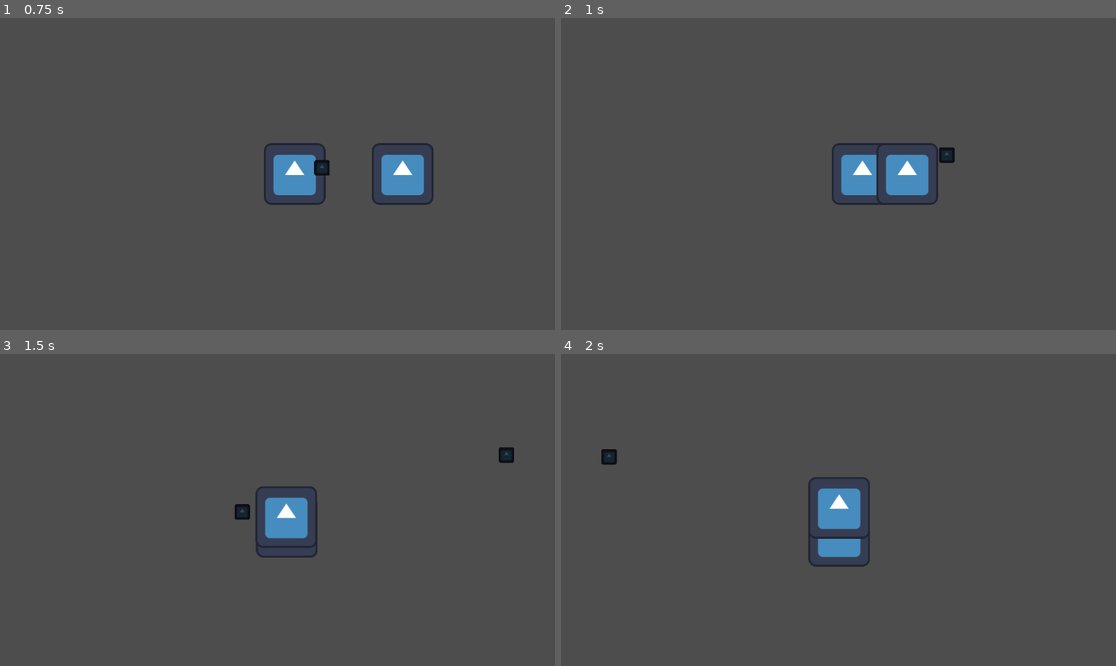
Above: before the commit, frames 1-4 (two rows, left to right).
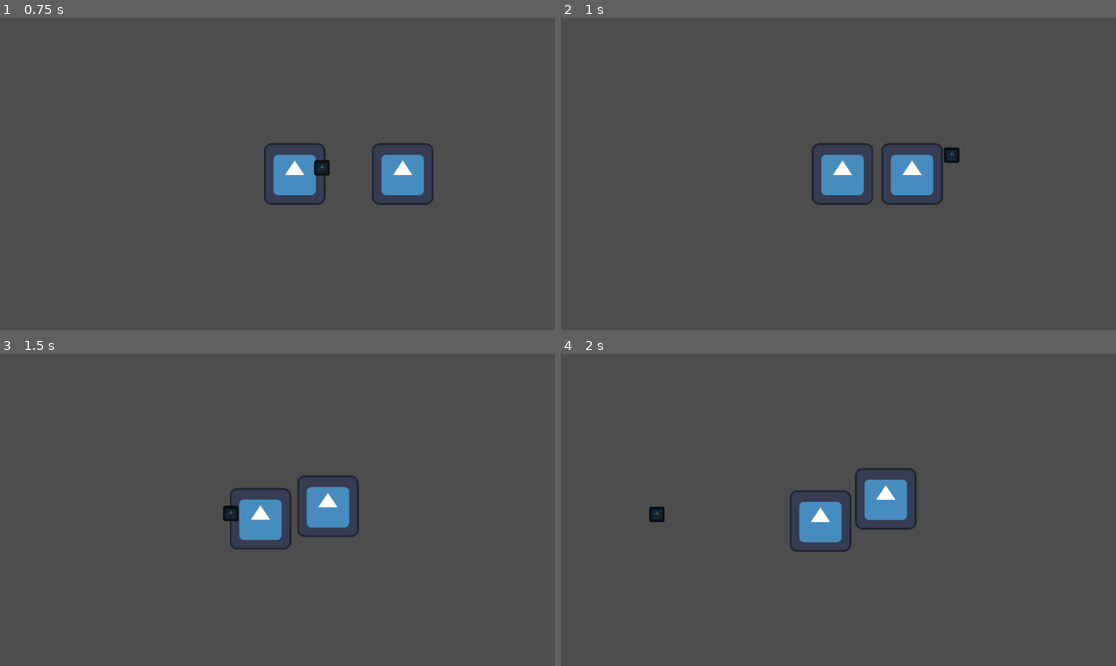
Above: after the commit, the same moments.

Repository: WinterAtne/Game-Jam
Game: Godot game, scene res://scenes/level.tscn
Same seed, same stepped clock (60 frames per second), same inputs: the game is played once before the commit and once after it. The engine's default icon, where the game draws it, is replaced by a stand-in: a white triangle on a blue panel in a dark square.
Inputs (mouse positions are in pixels of both pictures, inside the frame that each line leads up to):
- Up to frame 1 (0.75 s): move the mouse to (399, 158) at 0.52 s; hold D (right) from 0.53 s (still down); click (399, 158) at 0.6 s
- Up to frame 2 (1 s): keep holding D (right)
- Up to frame 3 (1.5 s): move the mouse to (166, 525) at 1.27 s; release D (right) at 1.28 s; hold Down (down) from 1.28 s (still down); click (166, 525) at 1.35 s
- Up to frame 4 (2 s): keep holding Down (down)

Frame 1 is identical in both runs. In frame 2, 1.8% of the frame differs, in the area x 45-72%, y 40-60%; in frame 3, 3.2%; in frame 4, 3.6%, in the area x 7-65%, y 30-69%.

Commit message:
Minor changes to layers

Diff:
--- a/scenes/damageable.gd
+++ b/scenes/damageable.gd
@@ -1,14 +1,15 @@
 class_name Damageable
 extends Area2D
 
-signal took_damage(amount : int, new_health : int, direction : Vector2)
+signal took_damage(attacker : Damager, new_health : int, direction : Vector2)
 signal died()
 
 @export var max_health : int = 5
-@onready var current_health : int = max_health
+var current_health : int
 
 func _init() -> void:
 	area_entered.connect(_on_area_entered)
+	current_health = max_health
 
 func _on_area_entered(attacker: Area2D) -> void:
 	if attacker is Damager:
@@ -16,4 +17,4 @@
 		if current_health <= 0:
 			died.emit()
 		else:
-			took_damage.emit(attacker.damage, current_health, global_position.direction_to(attacker.global_position))
+			took_damage.emit(attacker, current_health, global_position.direction_to(attacker.global_position))
--- a/scenes/damager.gd
+++ b/scenes/damager.gd
@@ -2,3 +2,4 @@
 extends Area2D
 
 var damage : int = 1
+var knockback : float = 500
--- a/scenes/player.gd
+++ b/scenes/player.gd
@@ -4,8 +4,11 @@
 signal gun_fied(direction : Vector2)
 
 const SPEED = 300.0
+const knockback_resistance = 20
 
 static var instance : Player = null
+
+var knockback : Vector2 = Vector2.ZERO
 
 func _ready() -> void:
 	if instance == null:
@@ -14,10 +17,15 @@
 		self.queue_free()
 
 func _physics_process(delta: float) -> void:
+
 	# Movement Logic
 	var direction_x := Input.get_axis("left", "right")
 	var direction_y := Input.get_axis("up", "down") # Godot axises are upside down
 	var target_velocity := Vector2(direction_x, direction_y) * SPEED
+
+	if knockback != Vector2.ZERO:
+		target_velocity = knockback
+		knockback = knockback.move_toward(Vector2.ZERO, knockback_resistance * delta * Engine.physics_ticks_per_second)
 
 	velocity = velocity.move_toward(target_velocity, SPEED * delta * Engine.physics_ticks_per_second)
 
@@ -30,3 +38,7 @@
 
 func _on_damageable_died() -> void:
 	print("I died")
+
+func _on_damageable_took_damage(attacker: Damager, new_health: int, direction: Vector2) -> void:
+	knockback = attacker.knockback * -direction
+	velocity += knockback
--- a/scenes/player.tscn
+++ b/scenes/player.tscn
@@ -28,12 +28,14 @@
 [node name="Gun" parent="." instance=ExtResource("3_7s370")]
 
 [node name="Damageable" type="Area2D" parent="."]
-collision_layer = 32769
-collision_mask = 32769
+collision_layer = 32768
+collision_mask = 32768
 script = ExtResource("4_s10mj")
+max_health = 1000
 
 [node name="CollisionShape2D" type="CollisionShape2D" parent="Damageable"]
 shape = SubResource("CircleShape2D_37oti")
 
 [connection signal="gun_fied" from="." to="Gun" method="shoot"]
 [connection signal="died" from="Damageable" to="." method="_on_damageable_died"]
+[connection signal="took_damage" from="Damageable" to="." method="_on_damageable_took_damage"]
